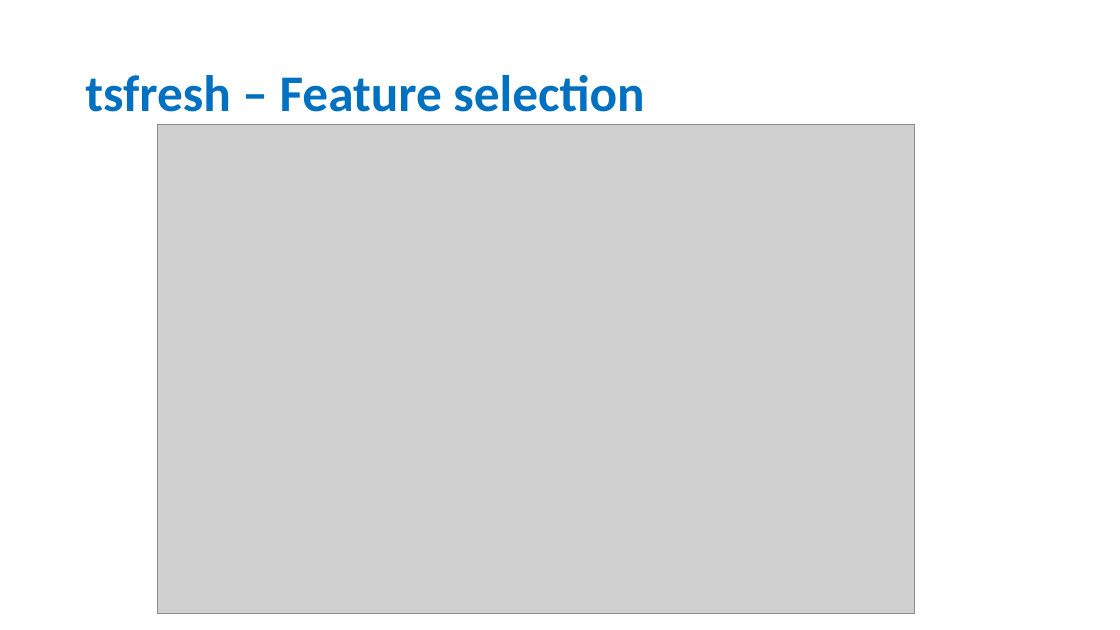
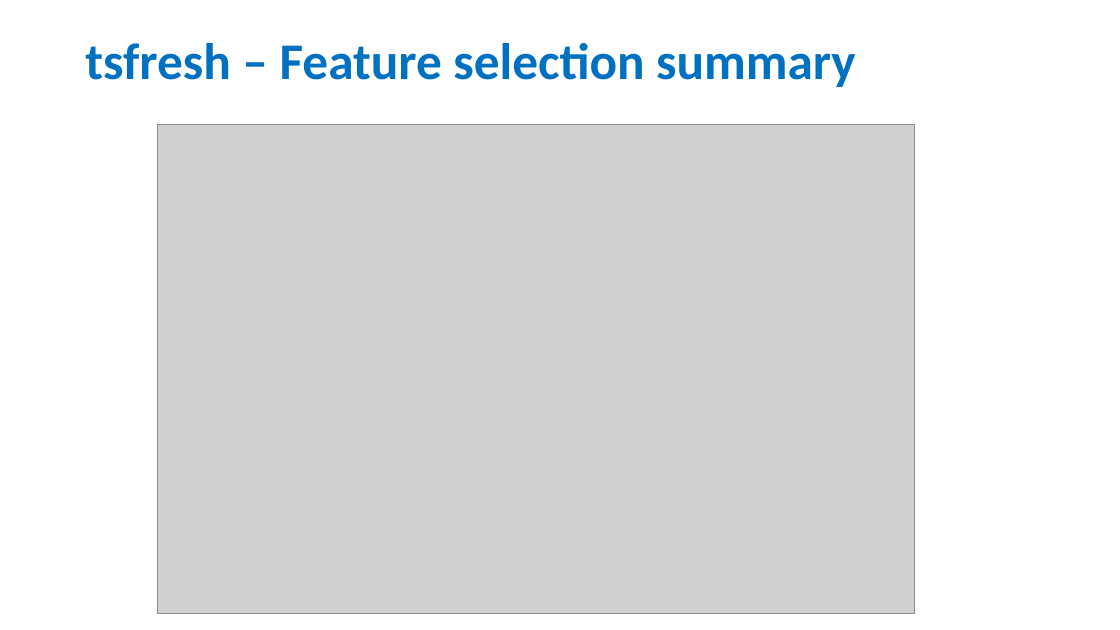
Before and after one commit to qingkaikong/SSA_Machine_Learning_2019, a slide deck: slide 17 of presentations/Feature_Engineering_ML_SSA19.pptx (slide 14 before the commit). Drawn at 1120x630 pixels with LibreOffice and Linux fonts; fonts in the diff are those of the drawing; grey boxes stand for pictures. Boxes give left, top, right and bottom in pixels: in the first picture for what was removed or moved away, otherwise in the second. Text is boxed around its words. In the diff, an @@ line names an element or a change of style, - is before the commit and + after.

Commit message:
Ftrs engg and selection ppt update

```diff
--- a/presentations/Feature_Engineering_ML_SSA19.pptx
+++ b/presentations/Feature_Engineering_ML_SSA19.pptx
@@ title at (85, 43, 855, 87): text changed @@
-tsfresh – Feature selection
+tsfresh – Feature selection summary
```
Also in this commit, not shown: 4 other slides changed, 2 slides added.
